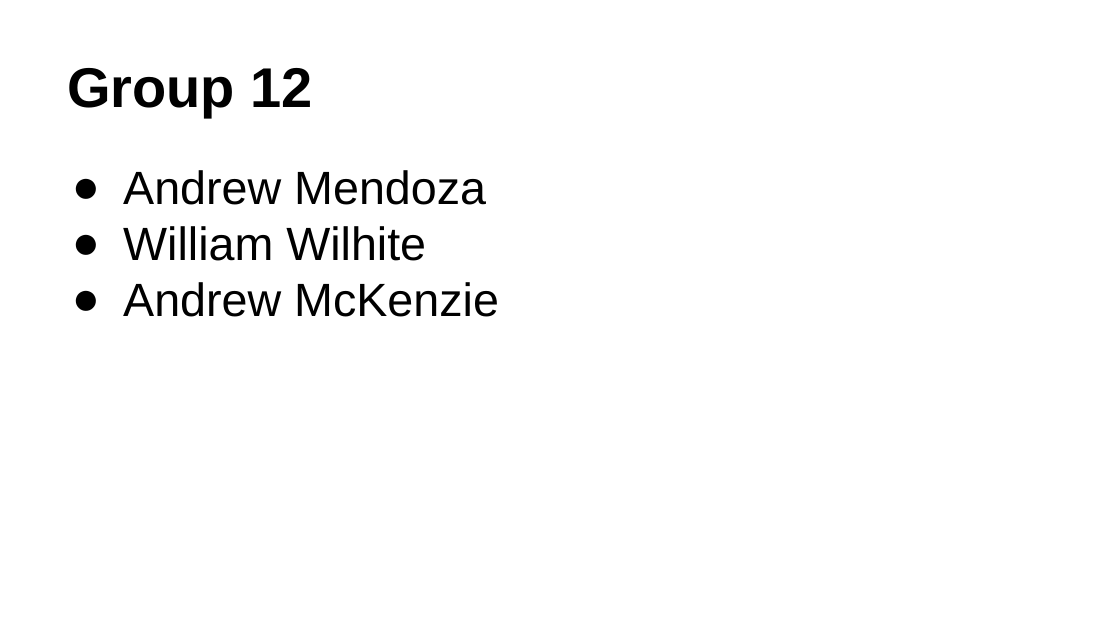
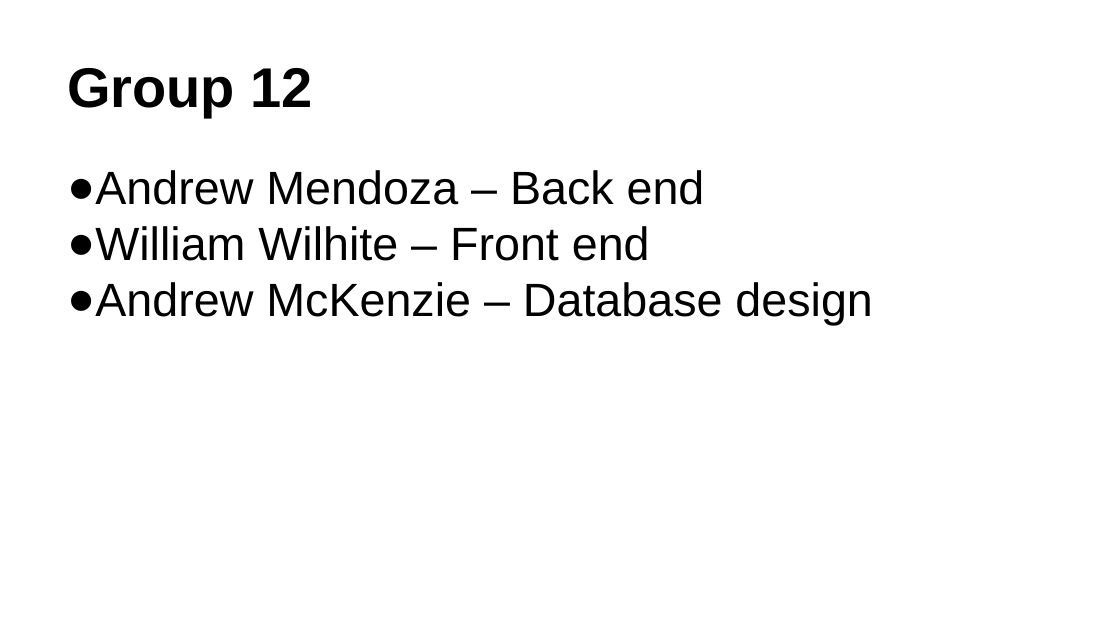
Before and after one commit to wwilhite/cop4710, a slide deck: slide 2 of PowerPoint/College Event Website.pptx. Drawn at 1120x630 pixels with LibreOffice and Linux fonts; fonts in the diff are those of the drawing. Boxes give left, top, right and bottom in pixels: in the first picture for what was removed or moved away, otherwise in the second. Text is boxed around its words. In the diff, an @@ line names an element or a change of style, - is before the commit and + after.

```diff
--- a/PowerPoint/College Event Website.pptx
+++ b/PowerPoint/College Event Website.pptx
@@ text at bbox=[67, 170, 872, 326]: text changed @@
-● Andrew Mendoza
-● William Wilhite
-● Andrew McKenzie
+● Andrew Mendoza – Back end
+● William Wilhite – Front end
+● Andrew McKenzie – Database design
```
Also in this commit, not shown: 2 other slides changed, 10 slides added.
